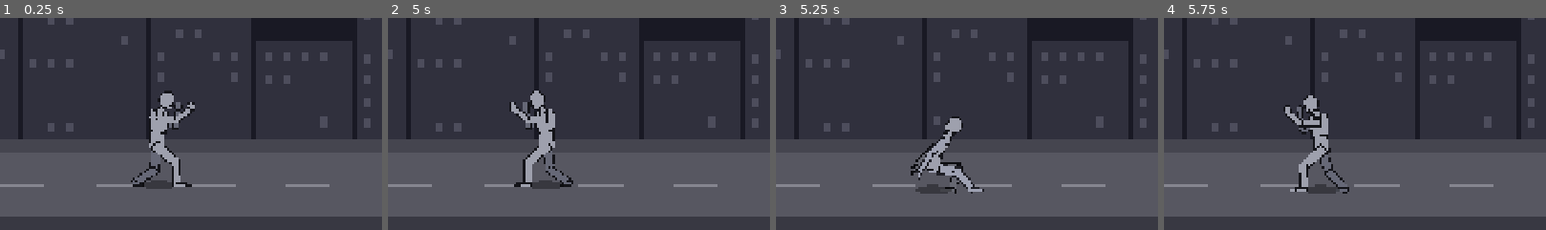
Above: before the commit, frames 1-4 (left to right).
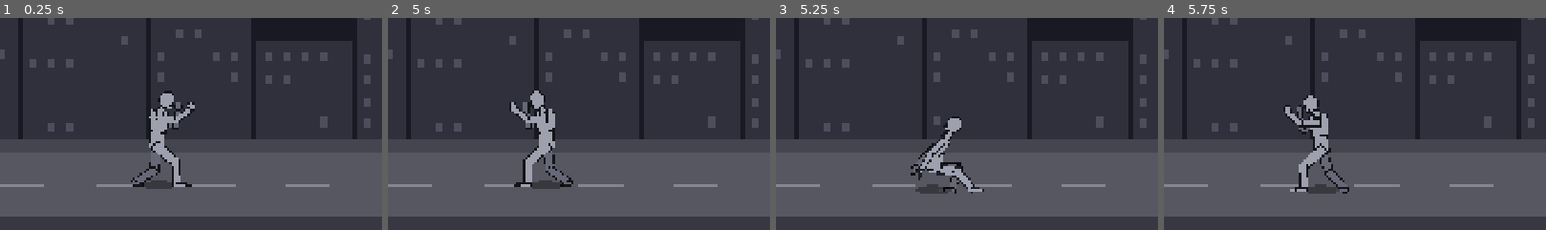
Above: after the commit, the same moments.

Repository: jetomev/cyberbrawling-my-way-to-my-love
Game: Godot game, scene res://scenes/main.tscn
Two runs of this game, one before a commit and one after it. Both use one fixed random seed, a clock stepped at 60 frames per second and the inputs below.
Inputs (mouse positions are % of the whole screen's width and height, from its top left):
- Up to frame 1 (0.25 s): no input
- Up to frame 2 (5 s): tap Enter at 0.5 s; move the mouse to (72, 44) at 0.52 s; hold Right (move_right) 0.53-1.25 s; hold D (block) 0.53-1.25 s; click (72, 44) at 0.67 s; tap Space (jump) at 0.77, 1.07, 3.77, 4.07 s; tap S (kick) at 0.8 s; drag from (30, 54) to (45, 70) at 1.27 s; move the mouse to (60, 27) at 2.02 s; hold Right (move_right) 2.03-2.75 s; tap A (punch) at 2.1 s; tap C (roll) at 2.3 s; drag from (45, 70) to (20, 34) at 2.77 s; move the mouse to (80, 65) at 3.52 s; hold Left (move_left) 3.53-4.25 s; hold W (run) 3.53-4.25 s; tap X (stance) at 3.8 s; drag from (20, 34) to (35, 24) at 4.27 s
- Up to frame 3 (5.25 s): move the mouse to (55, 49) at 5.02 s; hold Down (move_down) from 5.03 s (still down); tap Z (sweep) at 5.1 s; click (55, 49) at 5.17 s
- Up to frame 4 (5.75 s): keep holding Down (move_down); tap Space (jump) at 5.3 s
The pictures show only the part of the screen within x 0-50%, y 38-88%; the shares and areas given below are measured in that part.

Frames 1-2 are identical in both runs. In frame 3, 0.3% of the frame differs, in the area x 35-49%, y 47-82%; in frame 4, nothing differs.

Commit message:
Stage 1: the sweep sinks into a bow stance, not a kneel; swinging knees never go through the street
Reviewing build 5b34f9a's frame sheet of the sweep: sinking for it he knelt, the back shin flat on the street, and as
the leg started round its knee went 11 px into the street.

- The sweep's wind-up slides the back foot out behind (step_b -75) as he sinks, and the body may run only one frame
  ahead (LEAD_CAP), so the sink and the slide move together: a bow stance, the back leg long, its knee well off the
  street.
- A general rule beside the one for swinging feet: a swinging leg's knee stays at least 15 px above the street
  (_lift_knee: the thigh lifts, the shin reaches back toward where the ankle was). It applies to every move.
- Guards (failed first: the knee on the street, then 11 px through it): through the sink, the back leg long (100+ px
  hip to ankle) and its knee 15+ px off the street; as the leg comes round, the knee never through the street. As the
  leg starts round it still folds under him: a leg swinging round in front of the body can't be drawn shorter yet,
  said so in the test.

Tests: 149 (3353 checks).

Co-Authored-By: Claude Opus 5.5 <noreply@anthropic.com>

Diff:
--- a/game/scripts/present/poses.gd
+++ b/game/scripts/present/poses.gd
@@ -82,13 +82,14 @@
 ## Moves whose body may run at most this many frames ahead. The power punch loads low and wide and then drives all at
 ## once (the testers' joint session, 2026-11-02 20:30: no loading crouch showed 100 to 50 ms before contact, because
 ## the hips, three frames ahead, were already driving out of it).
-const LEAD_CAP := {"power_punch": 1}
+const LEAD_CAP := {"power_punch": 1, "sweep": 1}
 ## Moves whose shoulders trail the hips by this many frames more than the move's own clock, so the waist is seen
 ## rolling through (the testers' joint session: on the round kick the waist and chest both froze at the hit). At the
 ## hit the hips are over while the chest is still coming round; it keeps turning through the next 50 ms.
 const SHOULDER_LAG := {"roundhouse": 3}
 const FOOT_LENGTH := 24.0  # ankle to the ball of the foot
 const SQUAT_LEG := 72.0  # hip to ankle in a deep squat on one leg ("tall" -1)
+const KNEE_CLEAR := 15.0  # a swinging knee stays at least this far above the street
 const TOE_LENGTH := 11.0  # an ankle higher than foot + toes lets the foot point
 
 ## The guard, the fighter's home stance (Javier, 2026-11-02 morning: "posture and movements ... still terrible"; the
@@ -218,7 +219,7 @@
 	# stance with the hands going down; spin on the front foot, the back leg straight and low along the street, the
 	# hands on or near the floor; the leg comes round to the ankles in front; finish the circle; rise to guard
 	"sweep": [["start", {}],
-		["windup", {"tall": -1.0, "hip_y": 38.0, "step_f": 8.0, "torso": 26.0, "head": -8.0, "cover_f": 0.0, "cover_b": 0.0, "open_f": 1.0, "open_b": 1.0,
+		["windup", {"tall": -1.0, "hip_y": 32.0, "step_b": -75.0, "step_f": 8.0, "torso": 26.0, "head": -8.0, "cover_f": 0.0, "cover_b": 0.0, "open_f": 1.0, "open_b": 1.0,
 			"arm_f_upper": 30.0, "arm_f_lower": -20.0, "arm_b_upper": 20.0, "arm_b_lower": -20.0}],
 		["sweep", {"spin": 180.0, "pivot_f": 180.0, "tall": -1.0, "hip_y": 38.0, "torso": 34.0, "head": -10.0, "cover_f": 0.0, "cover_b": 0.0, "open_f": 1.0, "open_b": 1.0,
 			"arm_f_upper": 20.0, "arm_f_lower": -10.0, "arm_b_upper": 10.0, "arm_b_lower": -10.0, "leg_b_upper": -68.0, "leg_b_lower": 0.0}],
@@ -807,6 +808,10 @@
 		if low > 0.0:
 			_reach_with_leg(out, side, (_end("leg_%s_lower" % side, out)[0] as Vector2) - Vector2(0, low))
 			_settle_foot(out, side, grounded)
+		# … and a swinging knee: it never sinks into the street either (a sweep's leg coming round knelt through it)
+		if grounded and (_end("leg_%s_upper" % side, out)[0] as Vector2).y > -KNEE_CLEAR:
+			_lift_knee(out, side)
+			_settle_foot(out, side, grounded)
 	_cover(out, pose)
 	return out
 
@@ -847,6 +852,27 @@
 	return -(_end("leg_%s_lower" % side, out)[0] as Vector2).y <= FOOT_LENGTH + TOE_LENGTH
 
 
+## Lifts a swinging leg's knee to KNEE_CLEAR above the street, the thigh keeping its side, the shin reaching back
+## toward where the ankle was (straight along that line if it can't reach it).
+static func _lift_knee(out: Dictionary, side: String) -> void:
+	var upper := "leg_%s_upper" % side
+	var lower := "leg_%s_lower" % side
+	var hip_end: Array = _end("hip", out)
+	var joint: Vector2 = hip_end[0] + (BONES[upper][1] as Vector2).rotated(hip_end[1])
+	var knee: Vector2 = _end(upper, out)[0]
+	var ankle: Vector2 = _end(lower, out)[0]
+	var l1: float = BONES[upper][3]
+	var l2: float = BONES[lower][3]
+	var dy := clampf(-KNEE_CLEAR - joint.y, -l1, l1)
+	var dx := sqrt(maxf(l1 * l1 - dy * dy, 0.0)) * (1.0 if knee.x >= joint.x else -1.0)
+	var thigh := Vector2(dx, dy).angle()
+	var k2 := joint + Vector2(dx, dy)
+	var want := Vector2(ankle.x, minf(ankle.y, -2.0))
+	var shin := (want - k2).angle()
+	out[upper] = rad_to_deg(thigh - hip_end[1]) - BONES[upper][2]
+	out[lower] = rad_to_deg(shin - thigh) - BONES[lower][2]
+
+
 ## Bends a leg so its ankle lands on target (two bones, the knee pointing forward, as knees do).
 static func _reach_with_leg(out: Dictionary, side: String, target: Vector2) -> void:
 	var upper := "leg_%s_upper" % side
--- a/game/tests/test_sheet.gd
+++ b/game/tests/test_sheet.gd
@@ -339,3 +339,24 @@
 		check(street - hand.y <= 60.0, "mid-spin the %s hand on or near the floor (%.0f px up)" % [side, street - hand.y])
 	check(fmod(Poses.angles("sweep", Moves.length("sweep", t) - 1, t)["spin"], 360.0) == 0.0, "it finishes the circle")
 	check(Poses.angles("sweep", Poses.moment("sweep", "sweep", t), t)["spin"] >= 120.0, "spinning round on the front foot")
+
+
+func test_the_sweep_sinks_into_a_bow_stance_not_a_kneel() -> void:
+	# reviewing build 5b34f9a's frame sheet: sinking for the sweep he knelt, the back shin flat on the street. The
+	# sheet's "sink low into the bow stance": the front knee deep, the back leg long behind, its knee off the street
+	# (the sink, before the leg starts to come round: from the wind-up on, a leg swinging round in front of him folds in
+	# a side view, which a leg can't show shorter yet; there the general rule holds it off the street, see below)
+	var t := Tuning.fresh()
+	for tick in range(1, Poses.moment("sweep", "windup", t)):
+		var b := Poses.bake(Poses.angles("sweep", tick, t), true)
+		var street: float = (Poses._end("leg_f_lower", b)[0] as Vector2).y
+		var hip: Vector2 = Poses._end("hip", b)[0]
+		var ankle: Vector2 = Poses._end("leg_b_lower", b)[0]
+		var knee: Vector2 = Poses._end("leg_b_upper", b)[0]
+		check(hip.distance_to(ankle) >= 100.0, "sweep@%d: the back leg long behind (%.0f px hip to ankle)" % [tick, hip.distance_to(ankle)])
+		check(street - knee.y >= 15.0, "sweep@%d: the back knee off the street (%.0f px)" % [tick, street - knee.y])
+
+	for tick in range(Poses.moment("sweep", "windup", t), Poses.moment("sweep", "active", t)):
+		var b := Poses.bake(Poses.angles("sweep", tick, t), true)
+		var street: float = (Poses._end("leg_f_lower", b)[0] as Vector2).y
+		check(street - (Poses._end("leg_b_upper", b)[0] as Vector2).y >= 14.0, "sweep@%d: coming round, the back knee never through the street" % tick)
